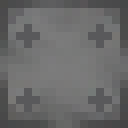
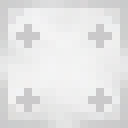
Before/after of a (128, 128) layered artwork. What changed in the layer stack:
showed "Alu" over <box>0,0,128,128</box>
hid "Steel" over <box>0,0,128,128</box>
